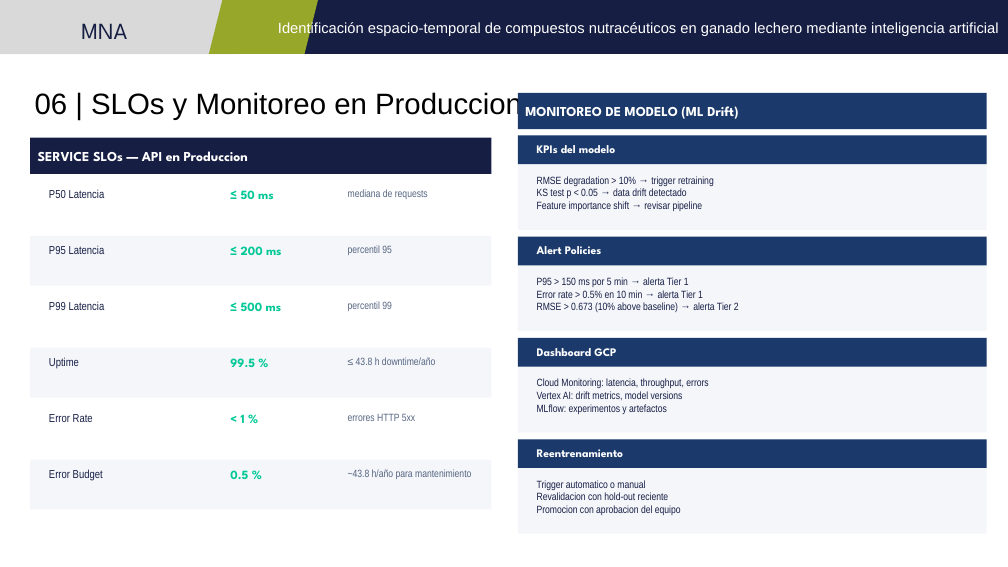
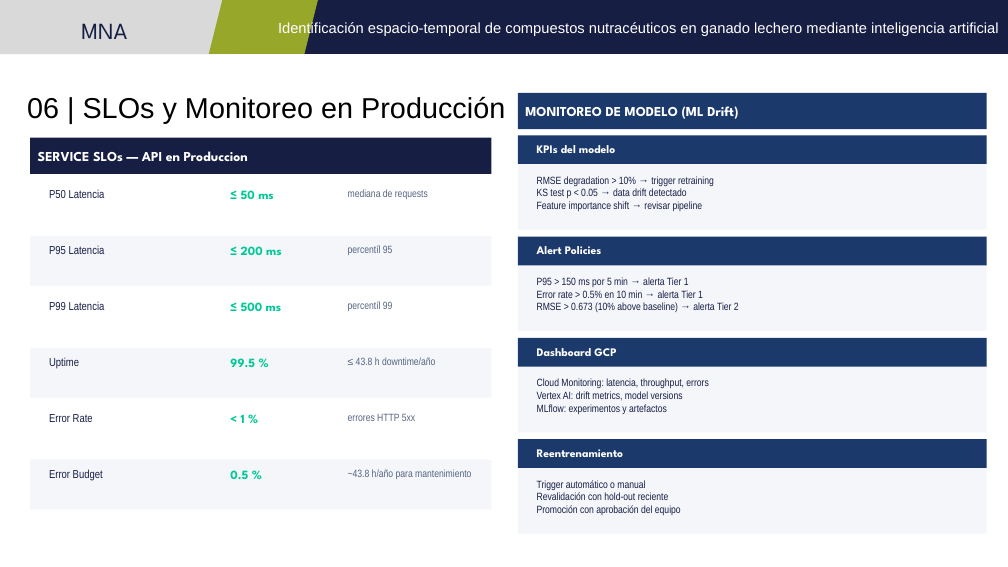
Before and after one commit to jperezg86/ml-nutraceuticos-ganado-lechero, a slide deck: slide 9 of docs/Presentacion_E6_v3_FINAL_Equipo48.pptx. Drawn at 1008x567 pixels with LibreOffice and Linux fonts; fonts in the diff are those of the drawing. Boxes give left, top, right and bottom in pixels: in the first picture for what was removed or moved away, otherwise in the second. Text is boxed around its words. In the diff, an @@ line names an element or a change of style, - is before the commit and + after.

```diff
--- a/docs/Presentacion_E6_v3_FINAL_Equipo48.pptx
+++ b/docs/Presentacion_E6_v3_FINAL_Equipo48.pptx
@@ title at (27,96,505,123): text changed; size 28 to 27.4 pt @@
-06 | SLOs y Monitoreo en Produccion
+06 | SLOs y Monitoreo en Producción
@@ text at (348,245,393,255): text changed @@
-percentil 95
+percentíl 95
@@ text at (348,301,393,311): text changed @@
-percentil 99
+percentíl 99
@@ text at (537,480,681,515): text changed @@
-Trigger automatico o manual
-Revalidacion con hold-out reciente
-Promocion con aprobacion del equipo
+Trigger automático o manual
+Revalidación con hold-out reciente
+Promoción con aprobación del equipo
```
Also in this commit, not shown: 16 other slides changed.
